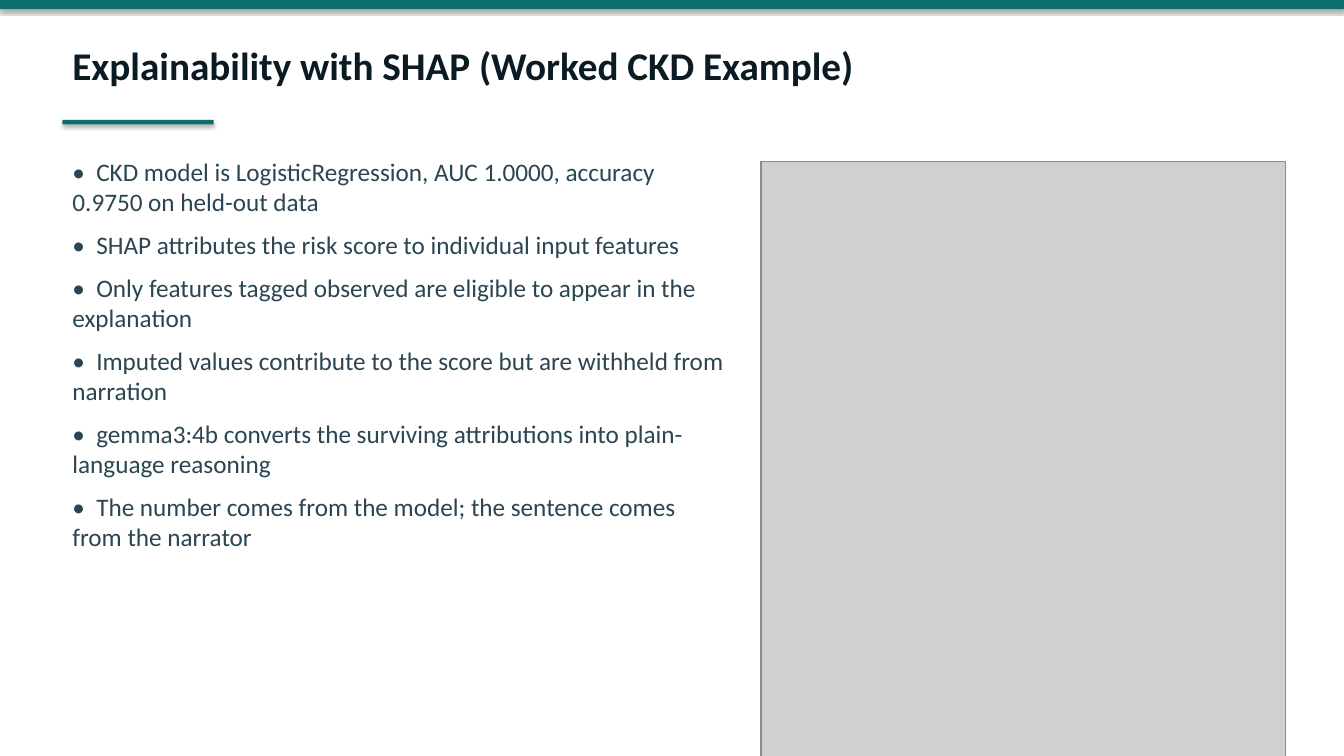
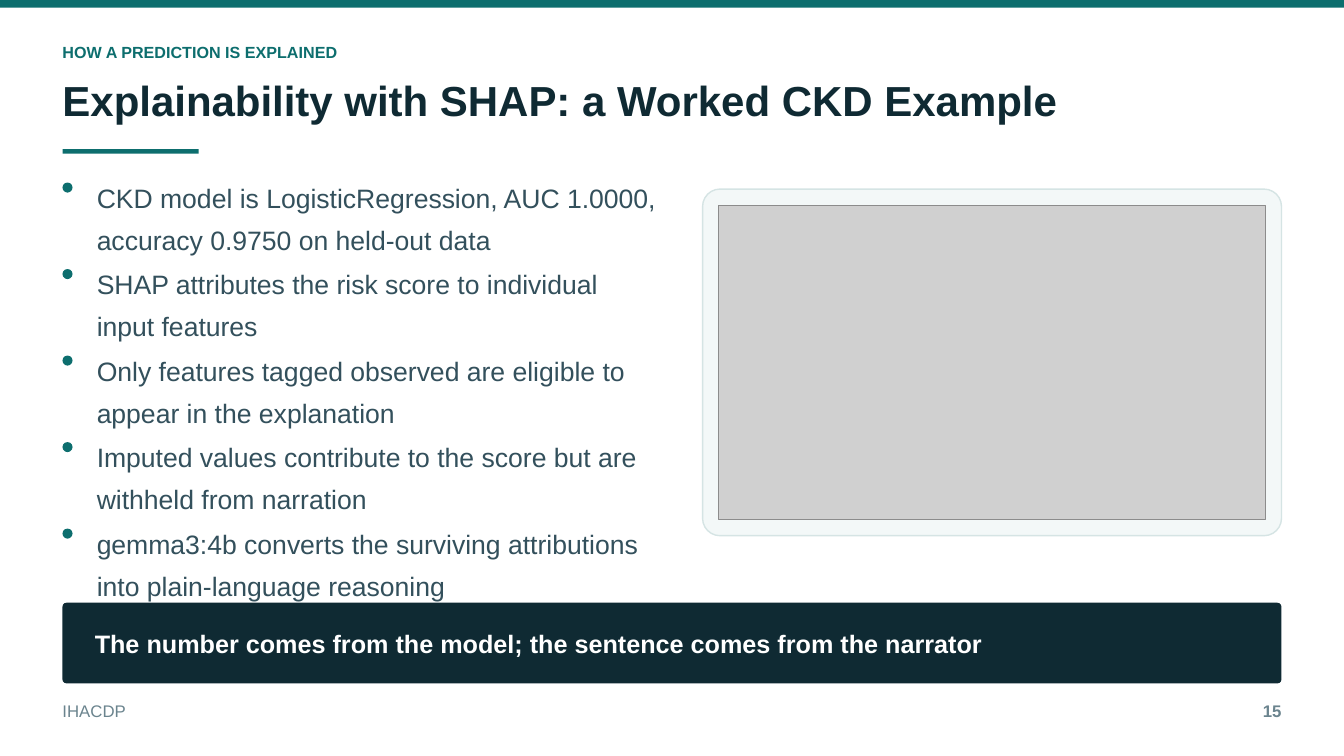
Before and after one commit to thanishq0110/IHACDP, a slide deck: slide 15 of docs/IHACDP_Presentation.pptx. Drawn at 1344x756 pixels with LibreOffice and Linux fonts; fonts in the diff are those of the drawing; grey boxes stand for pictures. Boxes give left, top, right and bottom in pixels: in the first picture for what was removed or moved away, otherwise in the second. Text is boxed around its words. In the diff, an @@ line names an element or a change of style, - is before the commit and + after.

```diff
--- a/docs/IHACDP_Presentation.pptx
+++ b/docs/IHACDP_Presentation.pptx
@@ rectangle at [0, 0, 1344, 7]: shadow off @@
@@ text added at [62, 46, 337, 58], 11.5 pt, text #0D6E6E, bold @@
+HOW A PREDICTION IS EXPLAINED
@@ text at [62, 85, 1057, 125]: text changed; size 28 to 30 pt; font Calibri to Arial; text colour #0B1B24 to #0F2A33 @@
-Explainability with SHAP (Worked CKD Example)
+Explainability with SHAP: a Worked CKD Example
@@ rectangle at [63, 149, 199, 153]: shadow off @@
@@ rectangle: place and size @@
-rectangle at [63, 120, 214, 124]
+rectangle at [63, 149, 199, 153]
@@ text removed at [72, 163, 723, 546] @@
-• CKD model is LogisticRegression, AUC 1.0000, accuracy 0.9750 on held-out data
-• SHAP attributes the risk score to individual input features
-• Only features tagged observed are eligible to appear in the explanation
-• Imputed values contribute to the score but are withheld from narration
-• gemma3:4b converts the surviving attributions into plain-language reasoning
-• The number comes from the model; the sentence comes from the narrator
@@ picture removed at [761, 161, 1286, 756] @@
@@ rounded rectangle added at [63, 182, 73, 193], fill #0D6E6E @@
@@ text added at [97, 188, 656, 255], 19 pt, text #33505C @@
+CKD model is LogisticRegression, AUC 1.0000, accuracy 0.9750 on held-out data
@@ rounded rectangle added at [703, 190, 1281, 536], fill #F3F8F8, outline #D5E4E4 1 pt @@
@@ picture added at [719, 206, 1265, 520] @@
@@ rounded rectangle added at [63, 269, 73, 279], fill #0D6E6E @@
@@ text added at [97, 274, 598, 342], 19 pt, text #33505C @@
+SHAP attributes the risk score to individual input features
@@ rounded rectangle added at [63, 356, 73, 366], fill #0D6E6E @@
@@ text added at [97, 361, 625, 428], 19 pt, text #33505C @@
+Only features tagged observed are eligible to appear in the explanation
@@ rounded rectangle added at [63, 443, 73, 453], fill #0D6E6E @@
@@ text added at [97, 447, 636, 510], 19 pt, text #33505C @@
+Imputed values contribute to the score but are withheld from narration
@@ rounded rectangle added at [63, 528, 73, 538], fill #0D6E6E @@
@@ text added at [97, 534, 638, 601], 19 pt, text #33505C @@
+gemma3:4b converts the surviving attributions into plain-language reasoning
@@ rounded rectangle added at [63, 603, 1281, 684], fill #0F2A33 @@
@@ text added at [95, 634, 982, 657], 18 pt, text #FFFFFF, bold @@
+The number comes from the model; the sentence comes from the narrator
@@ text added at [62, 705, 125, 717], 12 pt, text #6B848E @@
+IHACDP
@@ text added at [1263, 705, 1282, 717], 12 pt, text #6B848E, bold @@
+15
```
Also in this commit, not shown: 18 other slides changed, 1 slide added, 1 slide removed, 14 other files.
